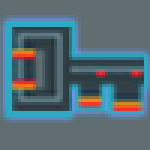
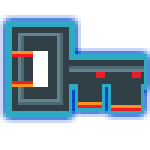
The second 150 × 150 image is a revision of the first. Changes to its layers:
renamed "Clef copy 4" to "Layer 1", painted on it over [12, 27, 144, 111]
hid "Background" over [0, 0, 150, 150]
